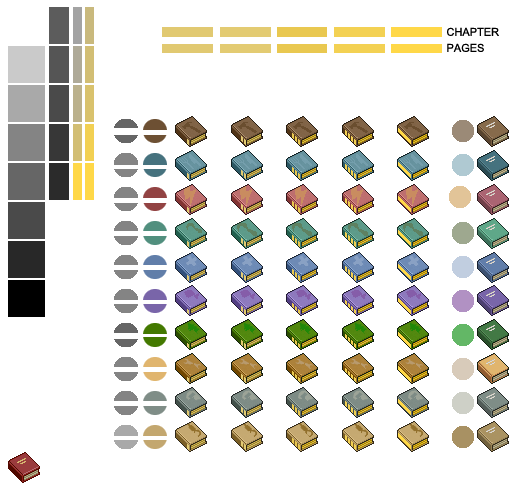
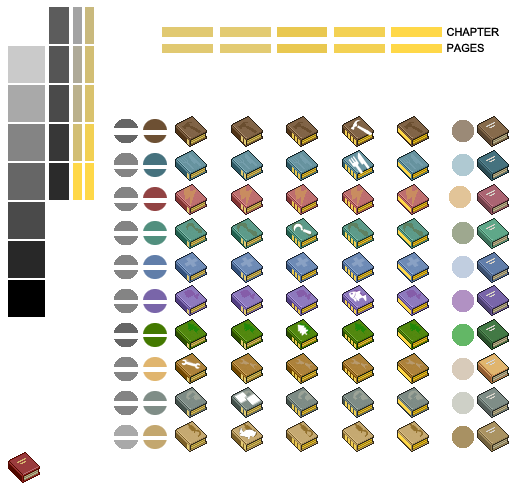
Before/after of a w=511, h=487 layered artwork. What changed in the layer stack:
added layer "Layer 10" above "Layer 9" over left=239, top=427, right=257, bottom=440
added layer "Layer 9" above "Layer 8" over left=234, top=391, right=261, bottom=406
added layer "Layer 8" above "Layer 7" over left=351, top=119, right=372, bottom=136
added layer "Layer 7" above "Layer 6" over left=348, top=152, right=370, bottom=174
added layer "Layer 6" above "Layer 5" over left=181, top=359, right=200, bottom=369
added layer "Layer 5" above "Layer 4" over left=297, top=324, right=309, bottom=336
added layer "Layer 4" above "Layer 3" over left=293, top=223, right=312, bottom=235
added layer "Layer 3" above "Layer 2" over left=349, top=290, right=367, bottom=302
painted on "logos" over left=184, top=255, right=420, bottom=267
